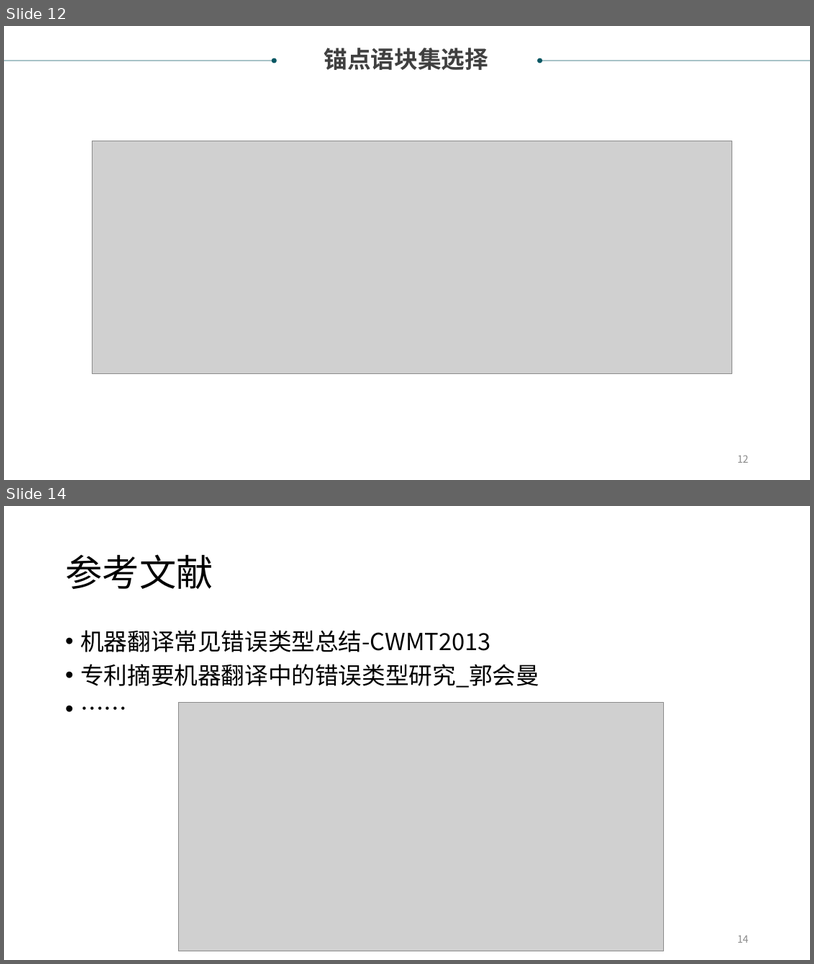
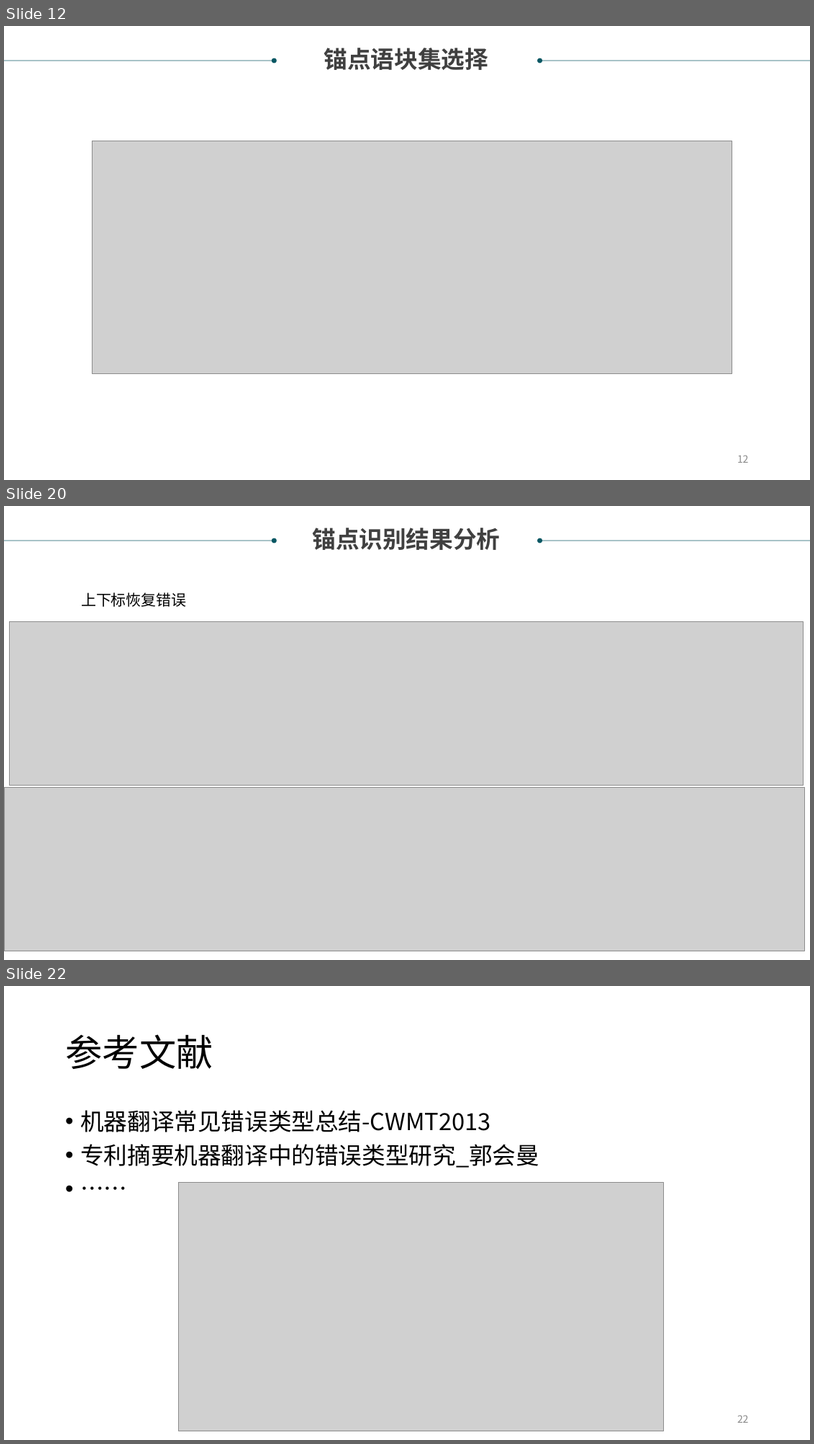
Before and after one commit to xiabo0816/PatTransErrorDetect, a slide deck: 翻译锚点识别项目.ppt. Shown one above the other, each under a label of ours: slides 12 and 14 before the commit, slides 12, 20 and 22 after it; the slides between them are not shown. The pictures are 814x964 and 814x1444 pixels, drawn with LibreOffice and Linux fonts; fonts in the diff are those of the drawing; grey boxes stand for pictures. Boxes give left, top, right and bottom in pixels: in the first picture for what was removed or moved away, otherwise in the second. Text is boxed around its words. In the diff, an @@ line names an element or a change of style, - is before the commit and + after.

```diff
--- a/翻译锚点识别项目.ppt
+++ b/翻译锚点识别项目.ppt
@@ slide 20 added at (4, 506, 810, 960), background #FFFFFF @@
@@ arrow added from (4, 541) to (274, 541), #095763 0.51 pt @@
@@ text added at (312, 528, 500, 550), 28 pt, text #404040, bold @@
+锚点识别结果分析
@@ arrow added from (810, 541) to (540, 541), #095763 0.51 pt @@
@@ text added at (81, 592, 187, 607), 18 pt, text #000000 @@
+上下标恢复错误
@@ picture added at (10, 621, 803, 785) @@
@@ picture added at (4, 787, 805, 950) @@
@@ what was slide 14 is now slide 22 @@
@@ page number at (738, 1414, 748, 1422): text changed @@
-14
+22
```
Also in this commit, not shown: 1 slide changed, 8 other slides added, 1 slide removed, 4 other files.
